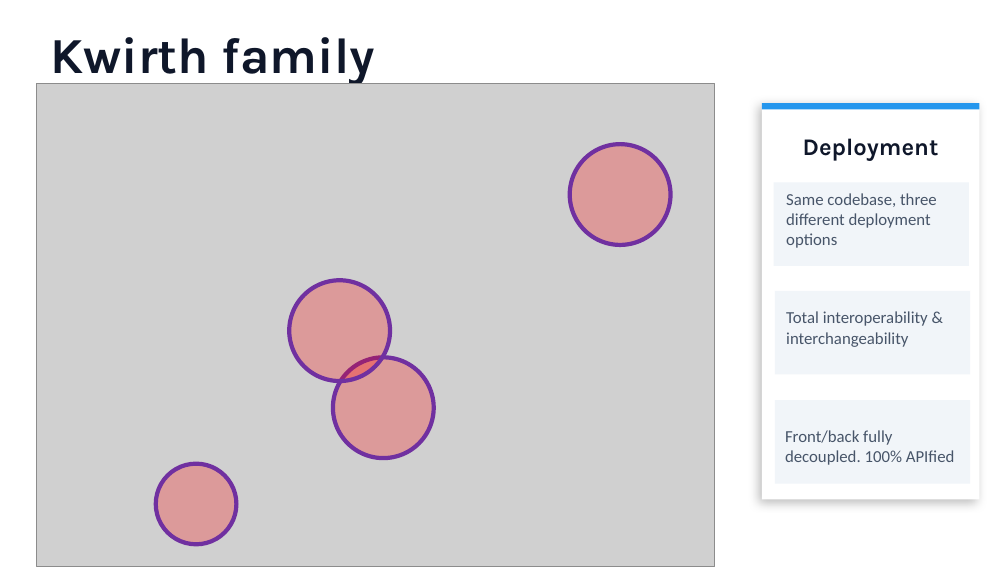
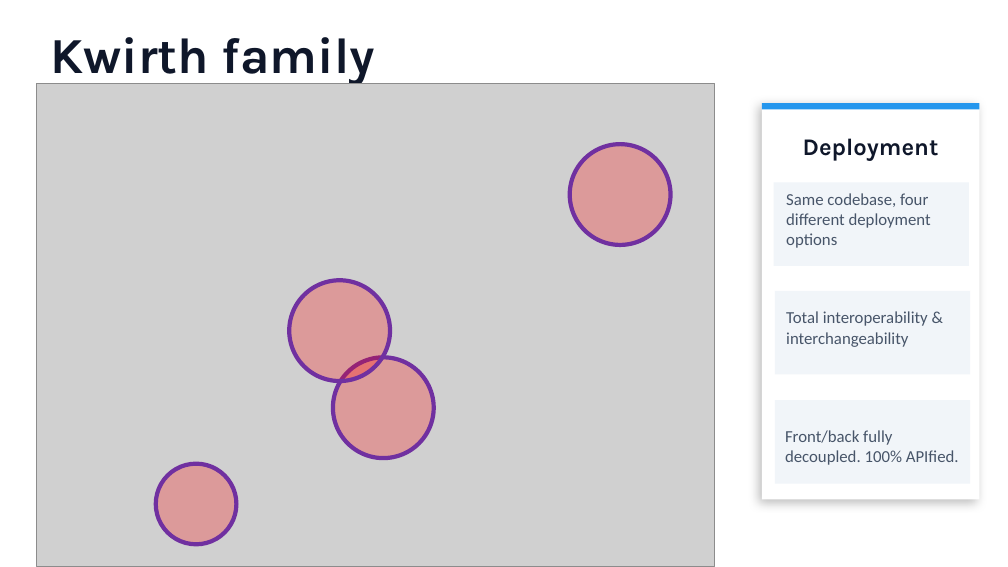
Before and after one commit to kwirthmagnify/kwirth, a slide deck: slide 9 of docs/_media/kwirth_presentation.pptx. Drawn at 1008x567 pixels with LibreOffice and Linux fonts; fonts in the diff are those of the drawing; grey boxes stand for pictures. Boxes give left, top, right and bottom in pixels: in the first picture for what was removed or moved away, otherwise in the second. Text is boxed around its words. In the diff, an @@ line names an element or a change of style, - is before the commit and + after.

```diff
--- a/docs/_media/kwirth_presentation.pptx
+++ b/docs/_media/kwirth_presentation.pptx
@@ text at [786, 193, 931, 248]: text changed @@
-Same codebase, three different deployment options
+Same codebase, four different deployment options
@@ text at [785, 430, 959, 465]: text changed @@
-Front/back fully decoupled. 100% APIfied
+Front/back fully decoupled. 100% APIfied.
```
Also in this commit, not shown: 8 other slides changed, 17 other files.
